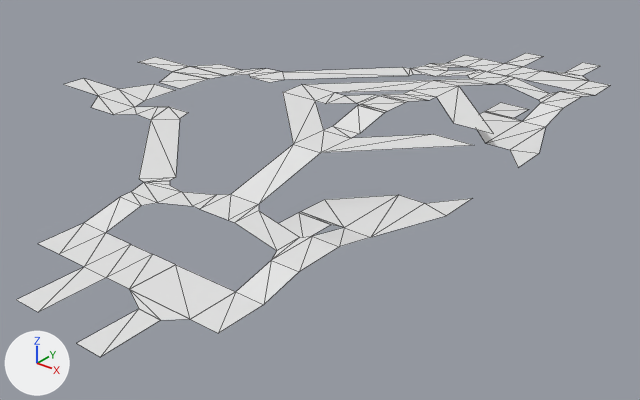
Renders of the FBX model FrameWork_Persnal/Client/Bin/Resources/Mesh/Level_1/Navi_2.FBX from each side of a commit.
Both versions are drawn from a 50 mm lens placed at (157.0, -229.0, 99.0), pointed at (-25.0, -2.0, -42.0). Arrows for +X, +Y and +Z are at lower left; the lights stay in place. Mesh edges are drawn as thin lines. Materials are left out; every surface is plain grey. Where no turn or scale is listed for an object, it has been applied to the vertices. Vertices at the same position are counted once.
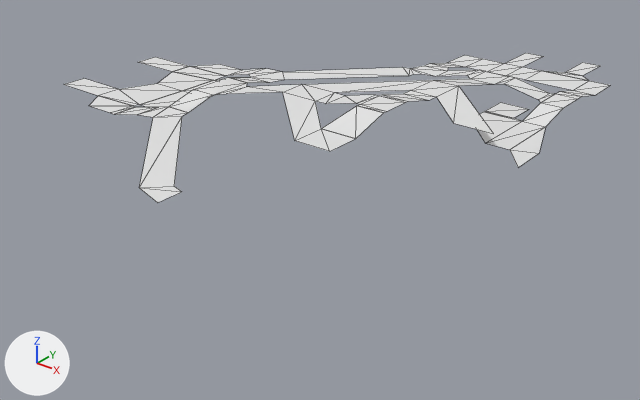
The change, as a diff of the scene's bpy script:
```diff
--- a/FrameWork_Persnal/Client/Bin/Resources/Mesh/Level_1/Navi_2.FBX.py
+++ b/FrameWork_Persnal/Client/Bin/Resources/Mesh/Level_1/Navi_2.FBX.py
@@ me_mesh @@
 # used by ob_plane001; location = (0.0, 0.0, 0.0)
-me_mesh.from_pydata(...)  # 290 vertices, 182 faces; spans x -140.0..43.0, y -135.0..135.0, z -16.0..0.0
+me_mesh.from_pydata(...)  # 224 vertices, 142 faces; spans x -140.0..43.0, y -79.0..135.0, z -16.0..0.0
+# me_mesh part 1: 13 loose pieces with 76 vertices, spanning x -118.0..43.0, y -135.0..-1.0, z -16.0..-3.0, are deleted
+# me_mesh part 2
+# 45 vertices are removed from x -110.0..34.0, y -97.0..84.0, z -16.0..0.0
+# 60 faces are deleted
+# 7 vertices move from x -112.0..-5.0, y -35.0..17.0, z -16.0..-3.0 to x -111.0..5.0, y -35.0..17.0, z -16.0..0.0
+# 42 vertices are added at x -99.0..34.0, y -76.0..117.0, z -16.0..0.0
+# 8 new vertices lie (14.0, 0.0, 0.0) away from vertices in x -99.0..-7.0, y -37.0..17.0, z -16.0..-3.0
+# 5 new vertices lie (10.0, 0.0, 0.0) away from vertices in x -80.0..-5.0, y -9.0..22.0, z -13.0..0.0
+# 64 new faces join them
```

Pixel boxes [x1, y1, x2, y2] of what changed, in the pictures (640 x 400 px; the box of a moved part takes in the faces that stretch with it):
'Plane001', reshaped (8% narrower, 50% shorter)
    before: [17, 53, 610, 357]
    after: [64, 53, 610, 203]
part 1 of me_mesh, deleted
    before: [17, 84, 472, 357]
part 2 of me_mesh, moved or reshaped
    before: [64, 53, 600, 251]
    after: [64, 53, 600, 203]
